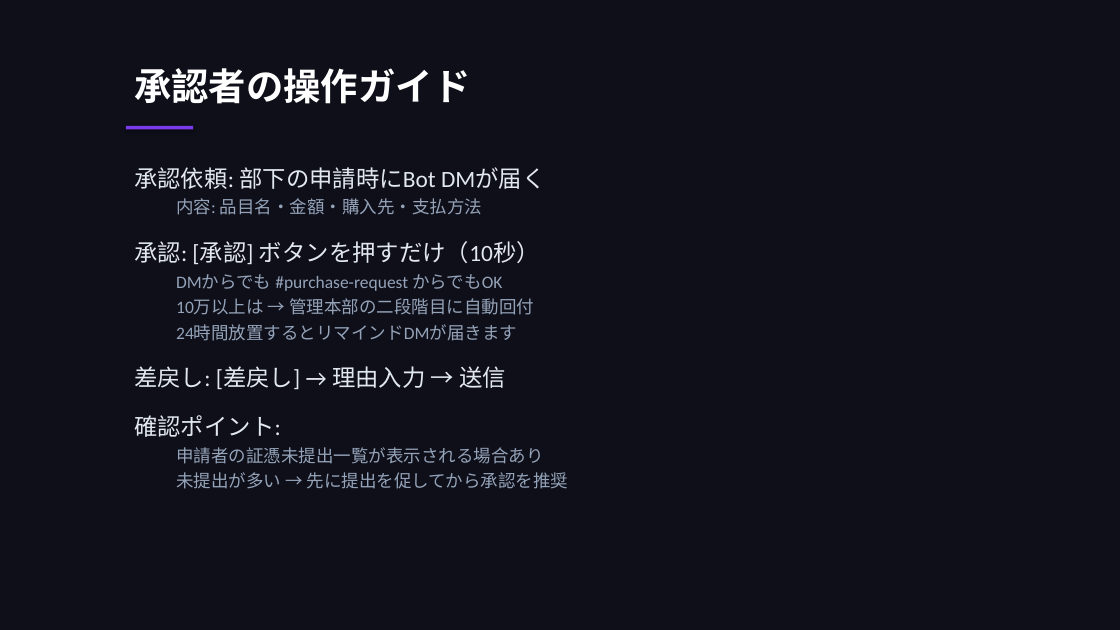
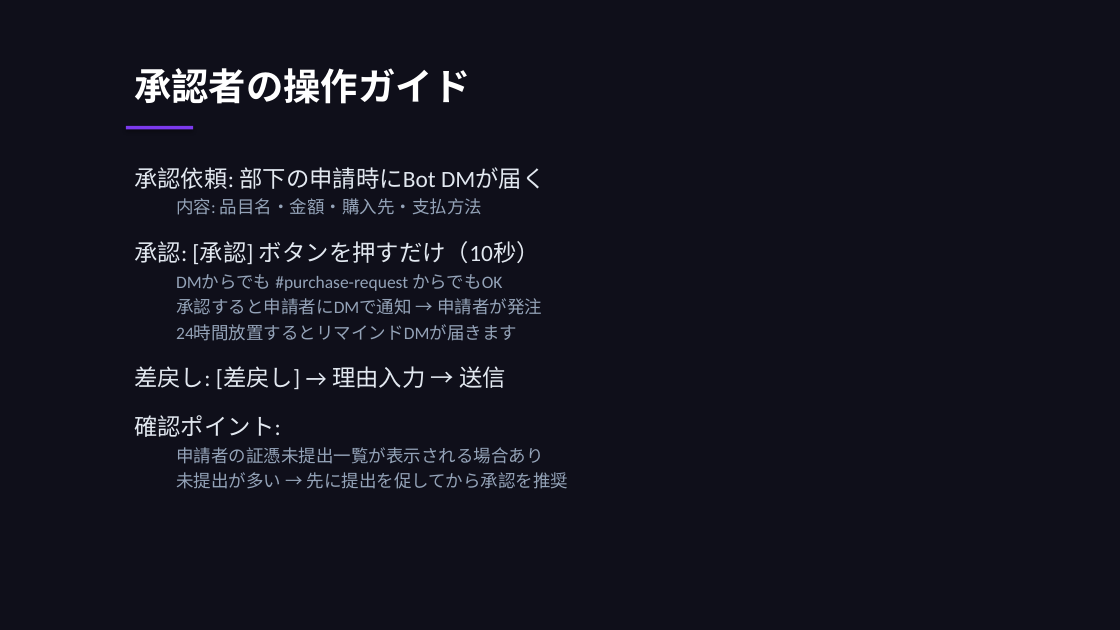
Before and after one commit to takeshiizawa123/next-procurement-poc, a slide deck: slide 31 of docs/user-manual.pptx (slide 30 before the commit). Drawn at 1120x630 pixels with LibreOffice and Linux fonts; fonts in the diff are those of the drawing. Boxes give left, top, right and bottom in pixels: in the first picture for what was removed or moved away, otherwise in the second. Text is boxed around its words. In the diff, an @@ line names an element or a change of style, - is before the commit and + after.

```diff
--- a/docs/user-manual.pptx
+++ b/docs/user-manual.pptx
@@ text at (176,298,542,315): text changed @@
-  10万以上は → 管理本部の二段階目に自動回付
+  承認すると申請者にDMで通知 → 申請者が発注
```
Also in this commit, not shown: 5 other slides changed, 1 slide added, 5 other files.
